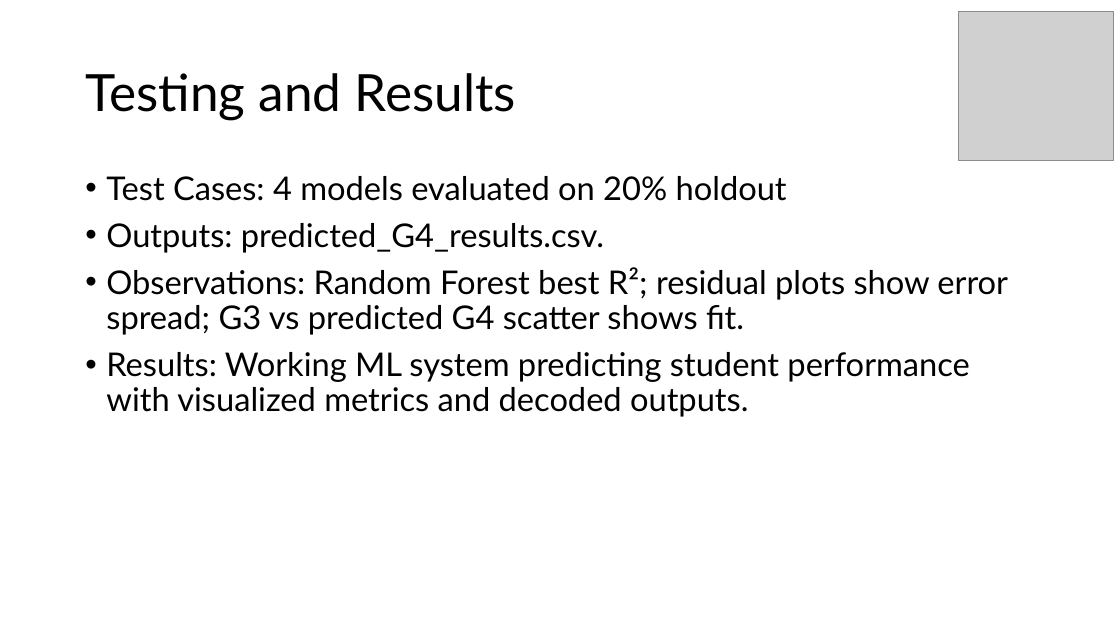
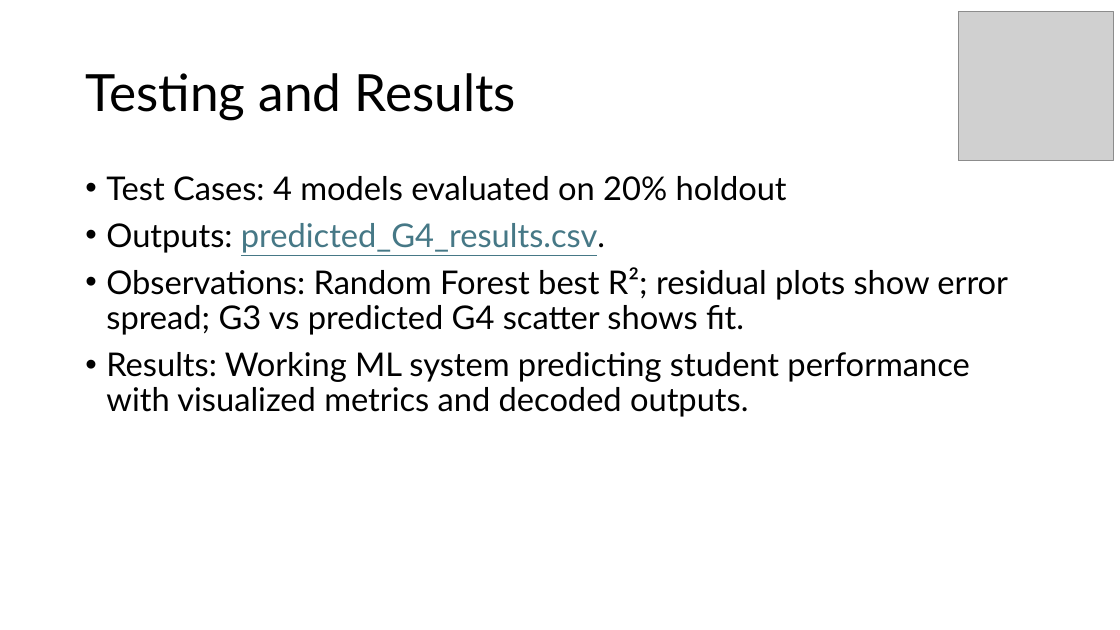
Before and after one commit to sayantanj05/Student_Performance, a slide deck: slide 11 of Student Performance Analysis.pptx. Drawn at 1120x630 pixels with LibreOffice and Linux fonts; fonts in the diff are those of the drawing; grey boxes stand for pictures. Boxes give left, top, right and bottom in pixels: in the first picture for what was removed or moved away, otherwise in the second. Text is boxed around its words. In the diff, an @@ line names an element or a change of style, - is before the commit and + after.

Commit message:
update

```diff
--- a/Student Performance Analysis.pptx
+++ b/Student Performance Analysis.pptx
@@ text at [106, 223, 605, 253]: text colour #000000 to #467886, underline on in "predicted_G4_results.csv." @@
```
